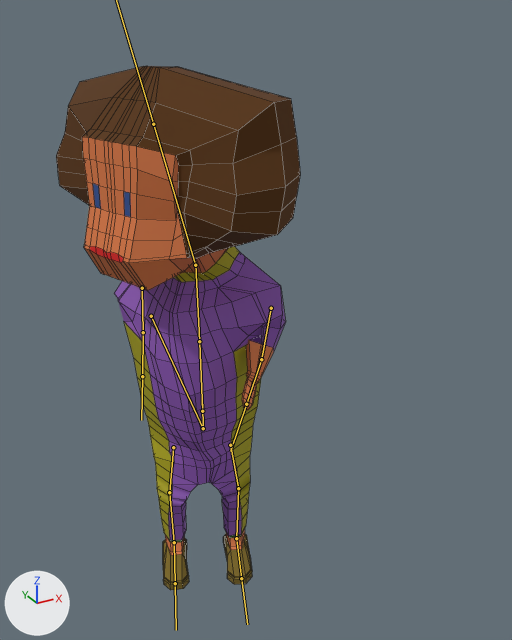
What one commit did to the FBX model PrototypeLogicGame/Assets/Sprites/3D_FBX/Character/Hero(small).fbx.
Both versions are drawn from a 50 mm lens placed at (-3.17, -7.15, 6.91), pointed at (0.41, -0.63, 3.65). Lighting does not change. The marker at lower left points along +X, +Y and +Z. Both versions are drawn at frame 1 of the action 'Арматура|Действие'; the numbers are the values there. The bones that bend it are drawn over the model as lines. Mesh edges are drawn as thin lines.

The first picture shows 'Hero'.
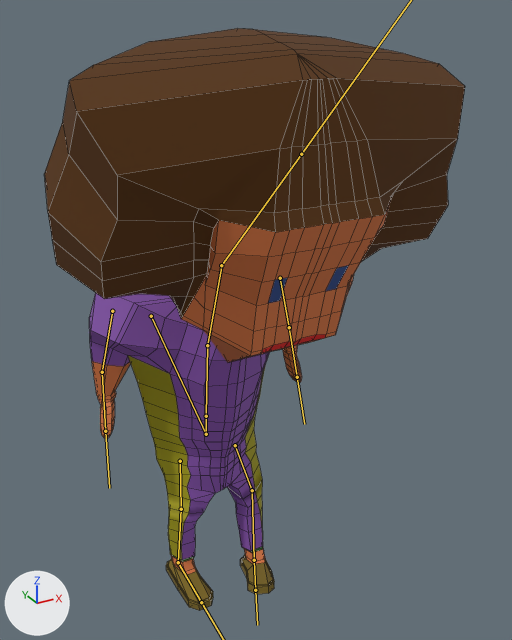
Location of each change, (x1, y1, x2, y2) in pixels of the pictures (512 x 640 px):
'Hero', posed (72% wider, 11% taller): before (56, 66, 300, 590); after (44, 28, 465, 611)
bone 'Main', root to tip: before (151, 316) to (203, 428); after (151, 316) to (206, 434)
bone 'Very Lower Body', root to tip: before (203, 428) to (202, 404); after (206, 434) to (206, 408)
bone 'Lower body', root to tip: before (202, 411) to (199, 341); after (206, 416) to (207, 345)
bone 'Upper body', root to tip: before (199, 341) to (195, 263); after (207, 345) to (222, 264)
bone 'Shoulder_L', root to tip: before (271, 308) to (261, 359); after (280, 278) to (289, 327)
bone 'Forearm_L', root to tip: before (261, 359) to (246, 404); after (289, 327) to (297, 377)
bone 'Shoulder_R', root to tip: before (142, 288) to (143, 332); after (112, 311) to (102, 372)
bone 'Head', root to tip: before (195, 265) to (153, 124); after (221, 265) to (301, 154)
bone 'Thigh_L', root to tip: before (230, 445) to (238, 488); after (235, 445) to (252, 490)
bone 'Foot_L', root to tip: before (236, 538) to (241, 578); after (254, 560) to (255, 590)

Edits to the bpy script that builds the scene:
```text
Change bone_main:
    where bone_main = bpy.data.objects['Арматура'].pose.bones['Main']
    bone_main.scale: (1.0, 1.0, 1.0) -> (1.05, 1.05, 1.05)
Change bone_very_lower_body:
    where bone_very_lower_body = bpy.data.objects['Арматура'].pose.bones['Very Lower Body']  # child of 'Main'
    bone_very_lower_body.rotation_quaternion: (0.982, 0.0, -0.19, 0.016) -> (1.0, 0.0, 0.0, 0.0)  # degrees (0, -22, 2) -> degrees (0, 0, 0)
Change bone_lower_body:
    where bone_lower_body = bpy.data.objects['Арматура'].pose.bones['Lower body']  # child of 'Very Lower Body'
    bone_lower_body.rotation_quaternion: (0.997, 0.0, -0.08, 0.003) -> (0.999, 0.038, 0.0, 0.0)  # degrees (0, -9, 0) -> degrees (4, 0, 0)
Change bone_upper_body:
    where bone_upper_body = bpy.data.objects['Арматура'].pose.bones['Upper body']  # child of 'Lower body'
    bone_upper_body.rotation_quaternion: (0.985, 0.0, -0.172, 0.006) -> (0.992, 0.124, 0.0, 0.0)  # degrees (0, -20, 1) -> degrees (14, 0, 0)
    bone_upper_body.scale: (1.0, 1.0, 1.0) -> (1.18, 1.18, 1.18)
Change bone_shoulder_l:
    where bone_shoulder_l = bpy.data.objects['Арматура'].pose.bones['Shoulder_L']  # child of 'Upper body'
    bone_shoulder_l.rotation_quaternion: (0.912, 0.243, -0.054, -0.327) -> (0.965, 0.076, -0.057, -0.244)  # degrees (29, 3, -39) -> degrees (10, -4, -29)
Change bone_forearm_l:
    where bone_forearm_l = bpy.data.objects['Арматура'].pose.bones['Forearm_L']  # child of 'Shoulder_L'
    bone_forearm_l.rotation_quaternion: (0.979, 0.196, -0.049, -0.035) -> (0.985, 0.128, -0.04, -0.113)  # degrees (23, -5, -5) -> degrees (15, -3, -13)
Change bone_shoulder_r:
    where bone_shoulder_r = bpy.data.objects['Арматура'].pose.bones['Shoulder_R']  # child of 'Upper body'
    bone_shoulder_r.rotation_quaternion: (0.935, -0.029, 0.036, 0.351) -> (0.962, 0.081, 0.062, 0.253)  # degrees (-2, 5, 41) -> degrees (11, 4, 30)
Change bone_head:
    where bone_head = bpy.data.objects['Арматура'].pose.bones['Head']  # child of 'Upper body'
    bone_head.rotation_quaternion: (0.985, 0.0, -0.163, 0.051) -> (0.995, 0.096, 0.0, 0.0)  # degrees (-1, -19, 6) -> degrees (11, 0, 0)
Change bone_thigh_l:
    where bone_thigh_l = bpy.data.objects['Арматура'].pose.bones['Thigh_L']  # child of 'Very Lower Body'
    bone_thigh_l.rotation_quaternion: (1.0, 0.0, 0.0, 0.0) -> (0.99, 0.141, -0.011, 0.002)  # degrees (0, 0, 0) -> degrees (16, -1, 0)
Change bone_foot_l:
    where bone_foot_l = bpy.data.objects['Арматура'].pose.bones['Foot_L']  # child of 'Calf_L'
    bone_foot_l.rotation_quaternion: (1.0, 0.0, 0.0, 0.0) -> (0.97, 0.0, -0.103, -0.22)  # degrees (0, 0, 0) -> degrees (3, -12, -26)
```
